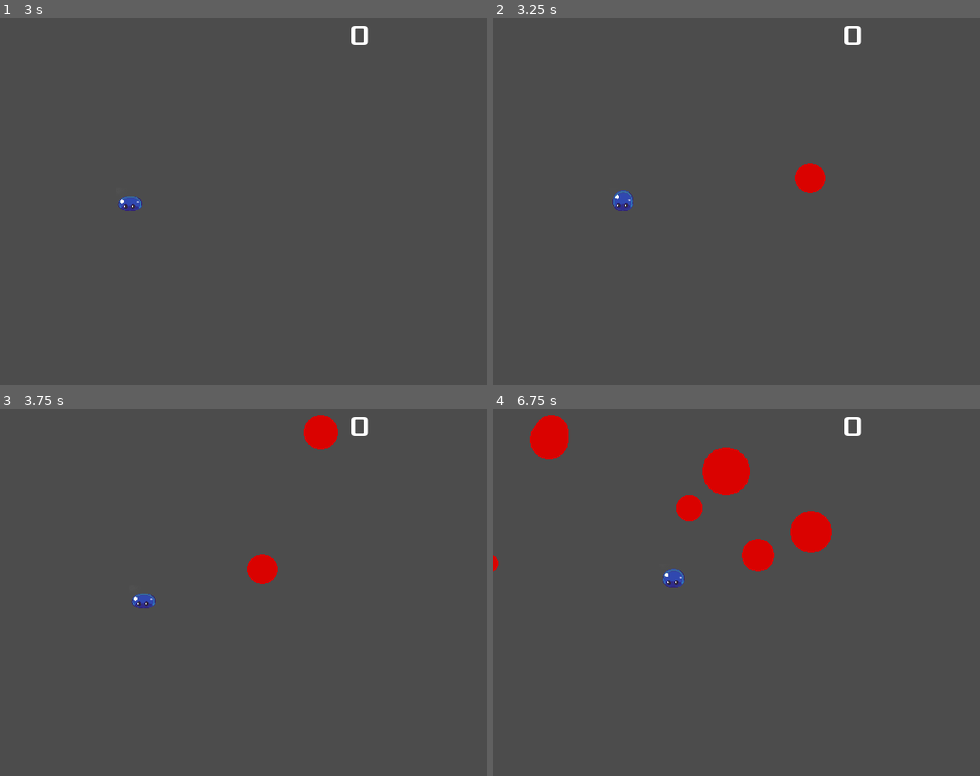
Above: before the commit, frames 1-4 (two rows, left to right).
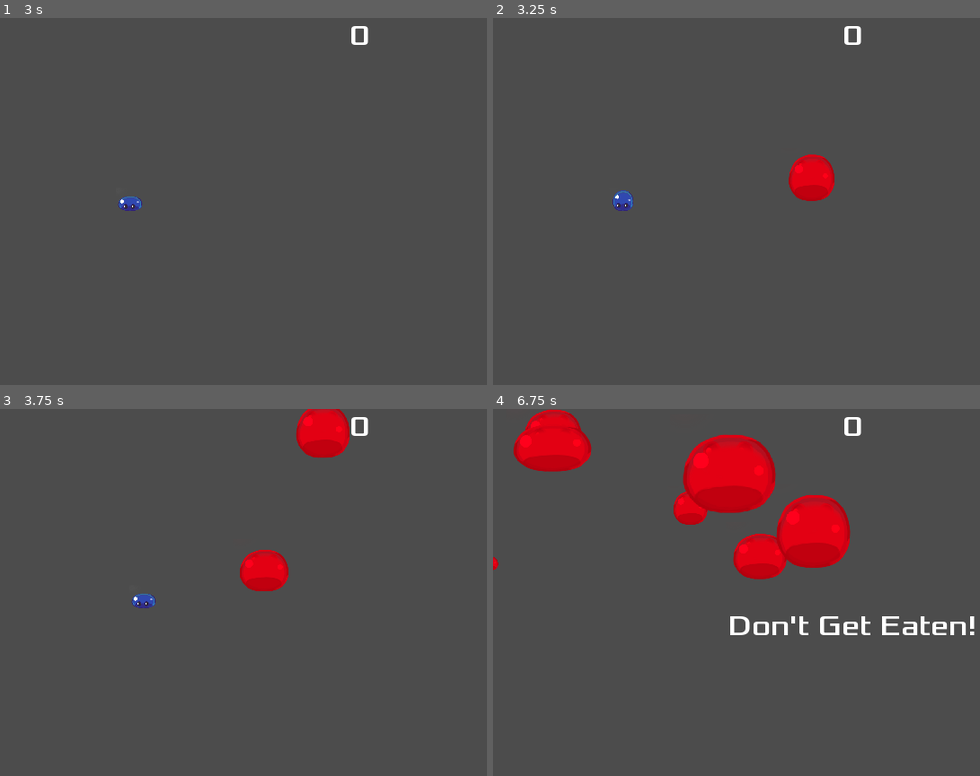
Above: after the commit, the same moments.

Repository: jleldridge/Hungry-Space-Clone-Godot
Game: Godot game, scene res://Main.tscn
Two runs of this game, one before a commit and one after it. Both use one fixed random seed, a clock stepped at 60 frames per second and the inputs below.
Inputs (mouse positions are in pixels of both pictures, inside the frame that each line leads up to):
- Up to frame 1 (3 s): click "Start" at 0.5 s; tap Enter at 1.25 s; move the mouse to (outside the picture) at 1.27 s; click (outside the picture) at 1.42 s; tap Space at 2 s; move the mouse to (214, 241) at 2.02 s; click (214, 241) at 2.17 s; move the mouse to (433, 131) at 2.77 s; click (433, 131) at 2.92 s
- Up to frame 2 (3.25 s): no input
- Up to frame 3 (3.75 s): move the mouse to (321, 691) at 3.52 s; click (321, 691) at 3.67 s
- Up to frame 4 (6.75 s): move the mouse to (outside the picture) at 4.27 s; click (outside the picture) at 4.42 s; move the mouse to (639, 552) at 5.02 s; click (639, 552) at 5.17 s; move the mouse to (887, 610) at 5.77 s; click (887, 610) at 5.92 s; move the mouse to (746, 511) at 6.52 s; click (746, 511) at 6.67 s

Frame 1 is identical in both runs. In frame 2, 0.7% of the frame differs, in the area x 60-71%, y 37-50%; in frame 3, 1.5%; in frame 4, 7.9%, in the area x 0-99%, y 0-62%.

Commit message:
Add red enemy sprites.

Diff:
--- a/Enemy.gd
+++ b/Enemy.gd
@@ -4,9 +4,13 @@
 const MAX_SPEED = 300
 const MIN_SIZE = 1
 const MAX_SIZE = 250
+const DEFAULT_SPRITE_SCALE = 0.1
 
 var speed = Vector2()
 var size
+
+func _ready():
+	$AnimatedSprite.play()
 
 func determine_size(player_size):
     speed.x = -1 * rand_range(MIN_SPEED, MAX_SPEED)
@@ -14,11 +18,11 @@
     _scaleSize()
 
 func _scaleSize():
-    var computedSize = 0.5 + 0.02 * size
+    var computedSize = DEFAULT_SPRITE_SCALE + 0.02 * size
     $CollisionShape2D.scale.x = computedSize
     $CollisionShape2D.scale.y = computedSize
-    $Sprite.scale.x = computedSize
-    $Sprite.scale.y = computedSize
+    $AnimatedSprite.scale.x = computedSize
+    $AnimatedSprite.scale.y = computedSize
 
 func _physics_process(delta):
     move_and_collide(speed * delta)
--- a/Enemy.tscn
+++ b/Enemy.tscn
@@ -1,21 +1,32 @@
-[gd_scene load_steps=4 format=2]
+[gd_scene load_steps=8 format=2]
 
 [ext_resource path="res://Enemy.gd" type="Script" id=1]
-[ext_resource path="res://gale/Enemy0000.png" type="Texture" id=2]
+[ext_resource path="res://sprites/enemies/gel back0000 red.png" type="Texture" id=2]
+[ext_resource path="res://sprites/enemies/gel back0001 red.png" type="Texture" id=3]
+[ext_resource path="res://sprites/enemies/gel back0002 red.png" type="Texture" id=4]
+[ext_resource path="res://sprites/enemies/gel back0003 red.png" type="Texture" id=5]
 
 [sub_resource type="CircleShape2D" id=1]
-radius = 32.0
+radius = 73.3753
+
+[sub_resource type="SpriteFrames" id=2]
+animations = [ {
+"frames": [ ExtResource( 2 ), ExtResource( 3 ), ExtResource( 4 ), ExtResource( 5 ) ],
+"loop": true,
+"name": "default",
+"speed": 5.0
+} ]
 
 [node name="Enemy" type="KinematicBody2D"]
 position = Vector2( 96, 96 )
 collision_layer = 2
 script = ExtResource( 1 )
 
-[node name="Sprite" type="Sprite" parent="."]
-texture = ExtResource( 2 )
-
 [node name="Visibility" type="VisibilityNotifier2D" parent="."]
 
 [node name="CollisionShape2D" type="CollisionShape2D" parent="."]
 shape = SubResource( 1 )
+
+[node name="AnimatedSprite" type="AnimatedSprite" parent="."]
+frames = SubResource( 2 )
 [connection signal="screen_exited" from="Visibility" to="." method="_on_Visibility_screen_exited"]
Binary file added: sprites/enemies/gel back0000 red.png
Not shown, added: sprites/enemies/gel back0000 red.png.import
Binary file added: sprites/enemies/gel back0001 red.png
Not shown, added: sprites/enemies/gel back0001 red.png.import
Binary file added: sprites/enemies/gel back0002 red.png
Not shown, added: sprites/enemies/gel back0002 red.png.import
Binary file added: sprites/enemies/gel back0003 red.png
Not shown, added: sprites/enemies/gel back0003 red.png.import
